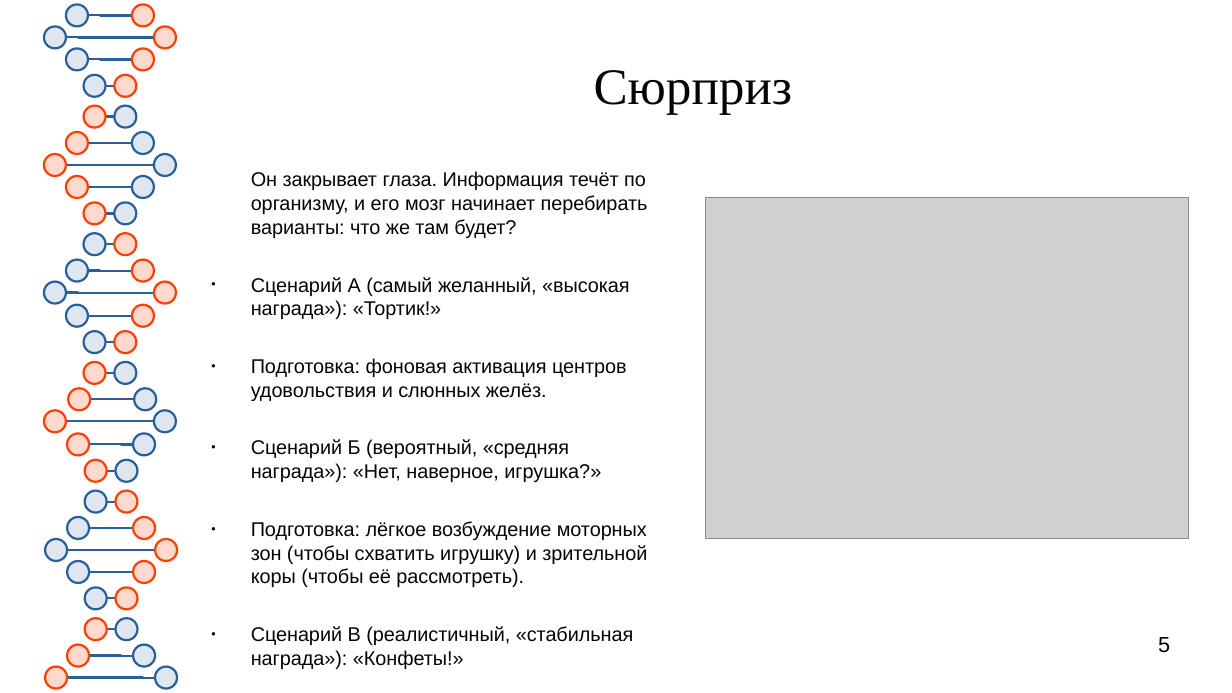
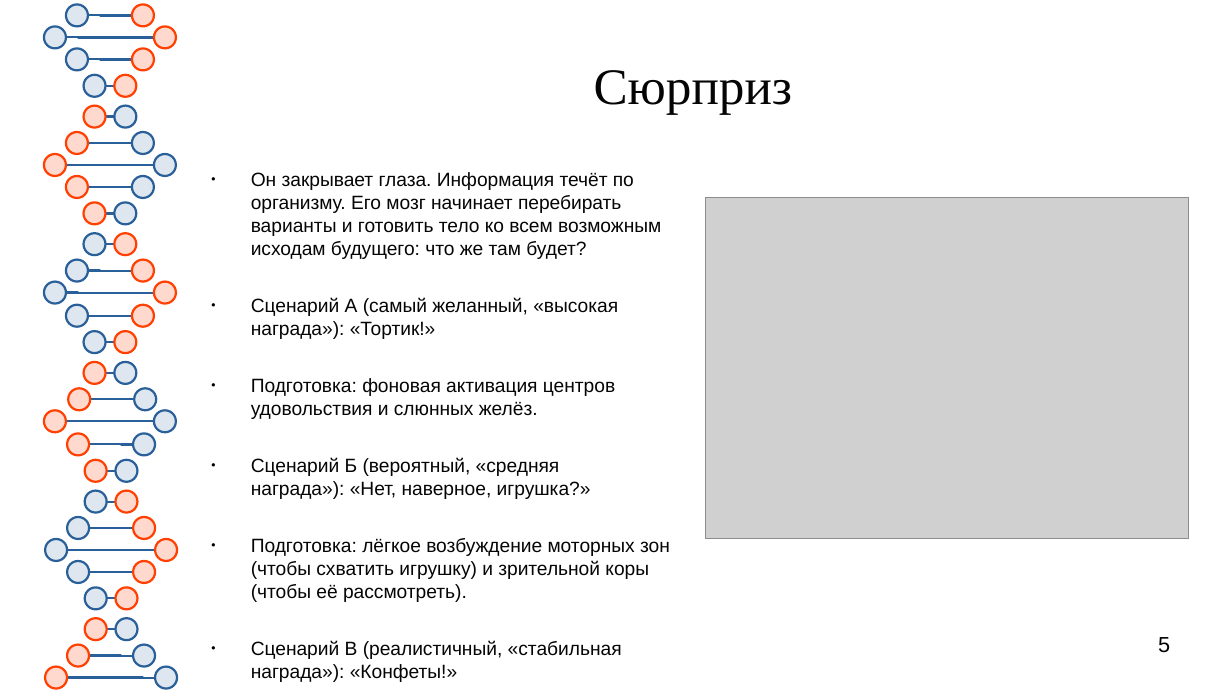
Before and after one commit to Chularev/articles, a slide deck: slide 5 of Psychology/5. Эмоциональный интеллект/Эмоциональный интеллект.odp. Drawn at 1232x693 pixels with LibreOffice and Linux fonts; fonts in the diff are those of the drawing; grey boxes stand for pictures. Boxes give left, top, right and bottom in pixels: in the first picture for what was removed or moved away, otherwise in the second. Text is boxed around its words. In the diff, an @@ line names an element or a change of style, - is before the commit and + after.

Commit message:
Tmp

```diff
--- a/Psychology/5. Эмоциональный интеллект/Эмоциональный интеллект.odp
+++ b/Psychology/5. Эмоциональный интеллект/Эмоциональный интеллект.odp
@@ text at [251, 172, 661, 259]: text changed; size 12.8 to 12.4 pt @@
-Он закрывает глаза. Информация течёт по организму, и его мозг начинает перебирать варианты: что же там будет?
+● Он закрывает глаза. Информация течёт по организму. Его мозг начинает перебирать варианты и готовить тело ко всем возможным исходам будущего: что же там будет?
@@ text at [251, 297, 670, 682]: size 12.8 to 12.4 pt in "Сценарий А (самый желанный, «высокая награда»): «Тортик!»", "Подготовка: фоновая активация центров удовольствия и слюнных ...", "Сценарий Б (вероятный, «средняя награда»): «Нет, наверное, ...", "Подготовка: лёгкое возбуждение моторных зон (чтобы схватить ..." and 2 more places @@
```
Also in this commit, not shown: 3 slides added.
